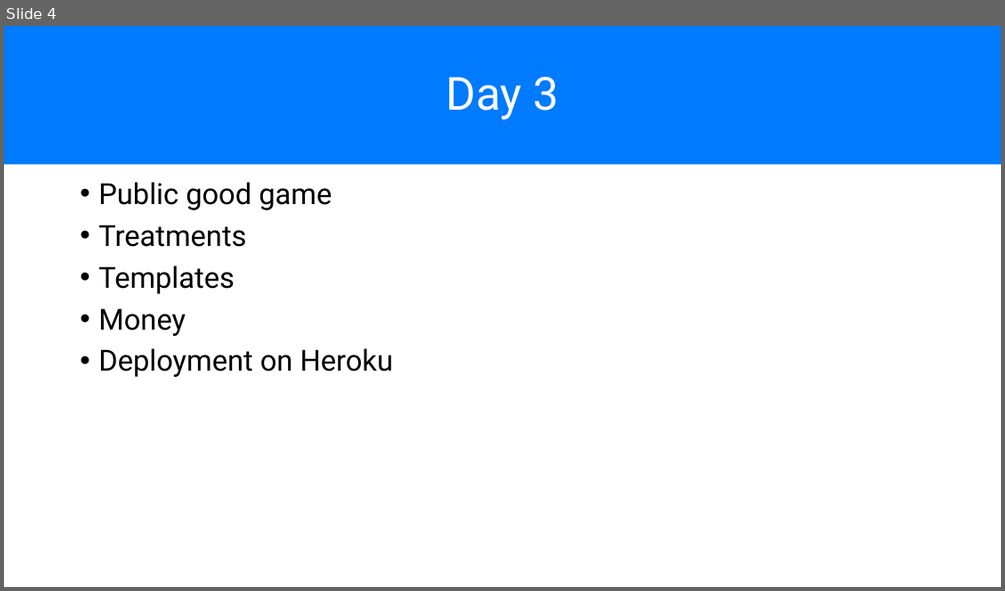
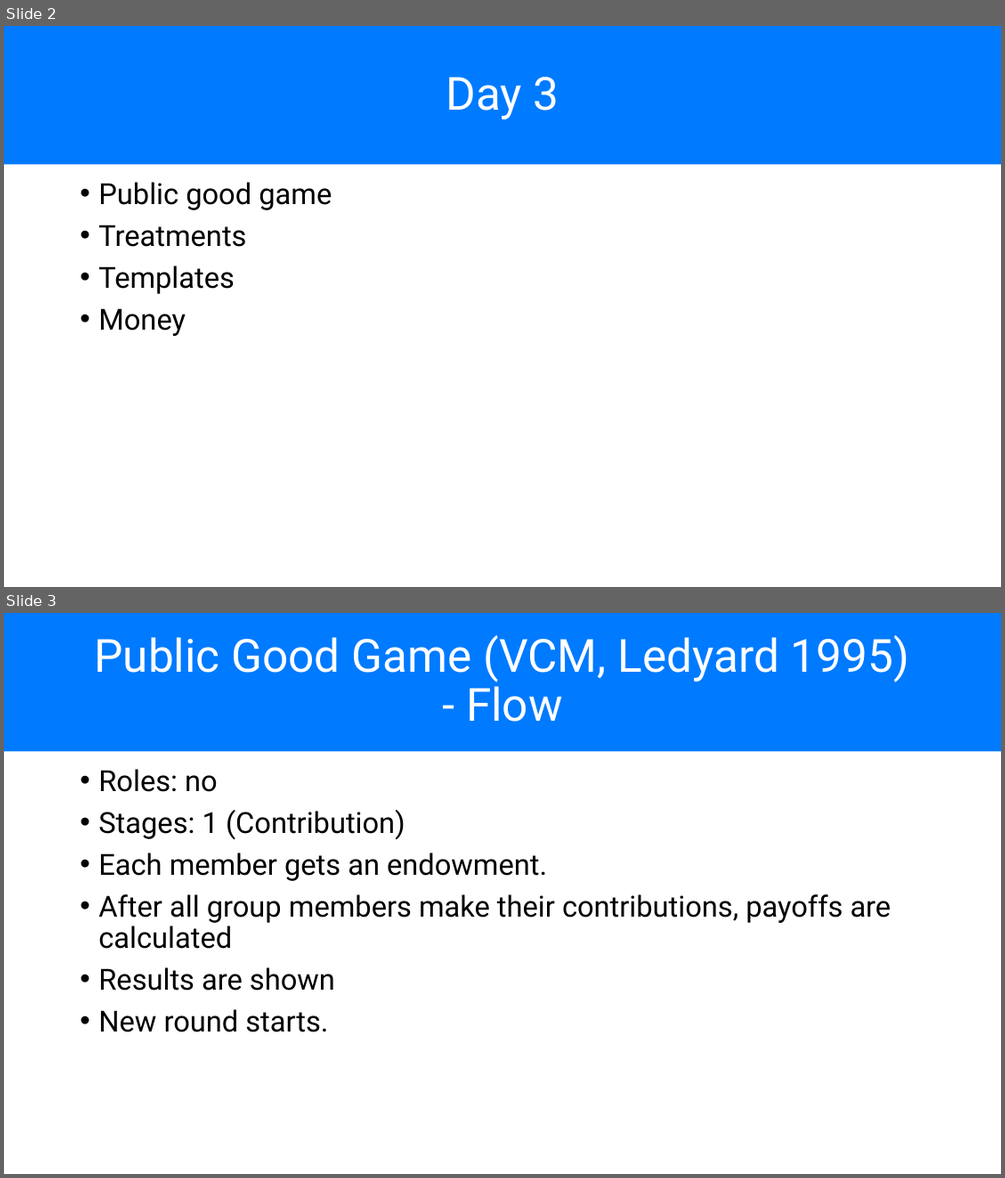
Before and after one commit to chapkovski/uncertainty-summer-school, a slide deck: presentations/frankfurt_july_2019 day3.pptx. Shown one above the other, each under a label of ours: slide 4 before the commit, slides 2 and 3 after it. The pictures are 1005x591 and 1005x1178 pixels, drawn with LibreOffice and Linux fonts; fonts in the diff are those of the drawing. Boxes give left, top, right and bottom in pixels: in the first picture for what was removed or moved away, otherwise in the second. Text is boxed around its words. In the diff, an @@ line names an element or a change of style, - is before the commit and + after.

```diff
--- a/presentations/frankfurt_july_2019 day3.pptx
+++ b/presentations/frankfurt_july_2019 day3.pptx
@@ slide 3 added at (x1=4, y1=613, x2=1001, y2=1174), background #FFFFFF @@
@@ title added at (x1=4, y1=613, x2=1001, y2=751), fill #007AFF, 44 pt, text #FFFFFF @@
+Public Good Game (VCM, Ledyard 1995)
+- Flow
@@ text added at (x1=98, y1=769, x2=891, y2=1032), 28 pt, text #000000 @@
+• Roles: no
+• Stages: 1 (Contribution)
+• Each member gets an endowment.
+• After all group members make their contributions, payoffs are calculated
+• Results are shown
+• New round starts.
@@ what was slide 4 is now slide 2 @@
@@ slide 2 changed as well @@
@@ text at (x1=98, y1=348, x2=393, y2=377): paragraph removed @@
-• Deployment on Heroku
```
Also in this commit, not shown: 3 other slides changed, 41 slides removed, 6 other files.
